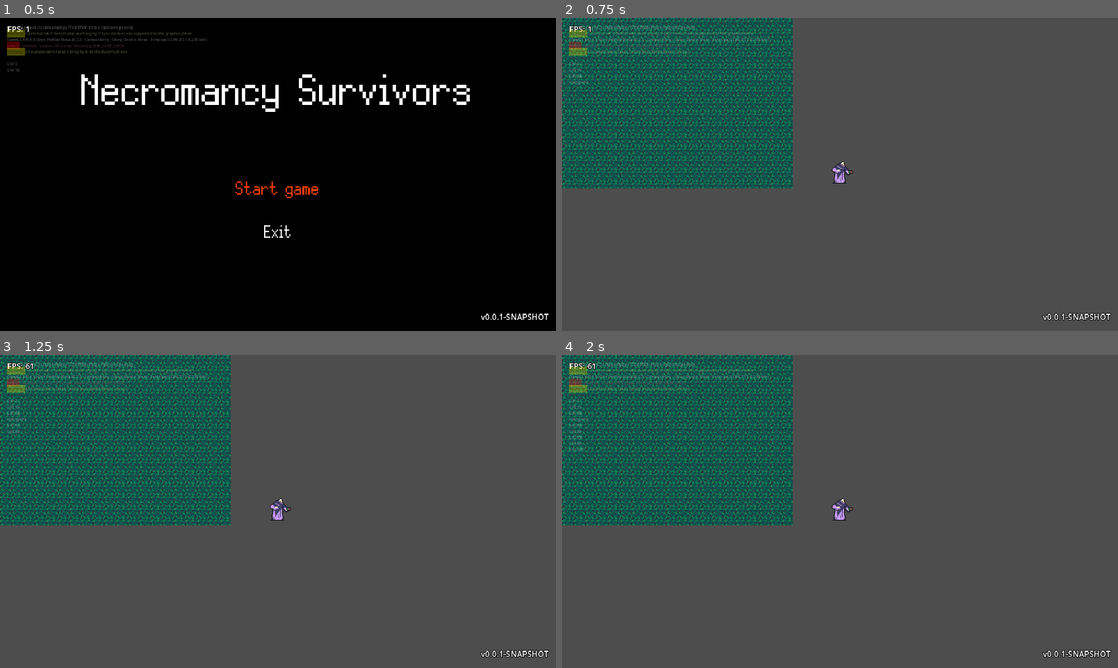
Above: before the commit, frames 1-4 (two rows, left to right).
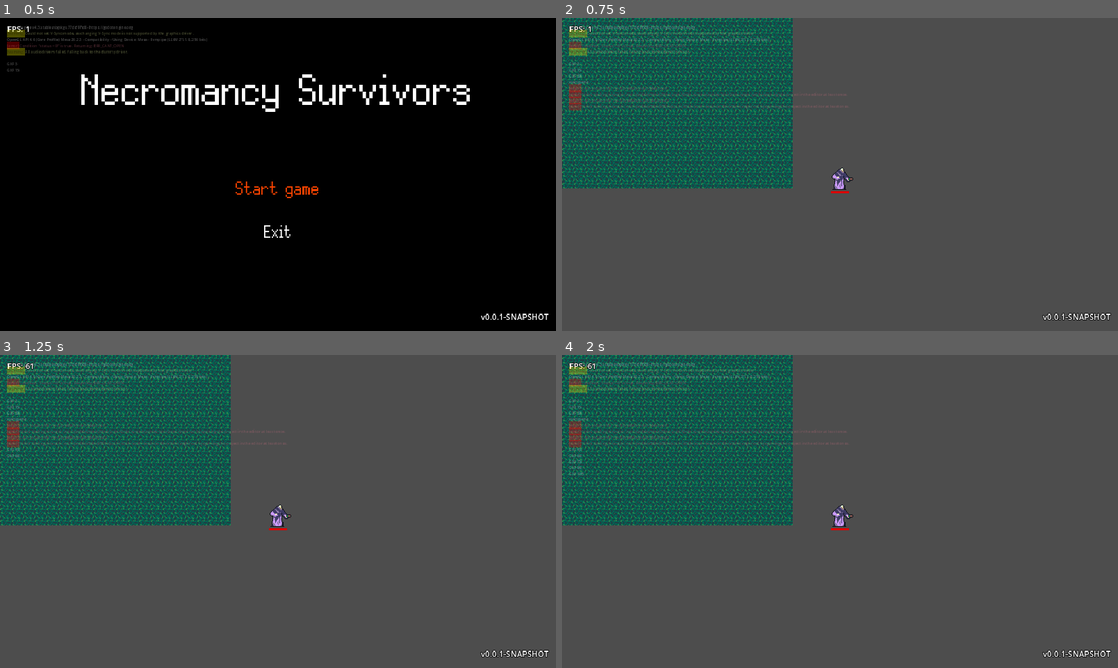
Above: after the commit, the same moments.

Repository: GORR174/LD55-summoning
Game: Godot game, scene res://scenes/Menu.tscn
Two runs of this game, one before a commit and one after it. Both use one fixed random seed, a clock stepped at 60 frames per second and the inputs below.
Inputs (mouse positions are in pixels of both pictures, inside the frame that each line leads up to):
- Up to frame 1 (0.5 s): no input
- Up to frame 2 (0.75 s): click "Start game" at 0.5 s
- Up to frame 3 (1.25 s): no input
- Up to frame 4 (2 s): tap Enter at 1.25 s; drag from (840, 511) to (895, 442) at 1.27 s

Frame 1 is identical in both runs. In frame 2, 0.9% of the frame differs, in the area x 1-53%, y 21-56%; in frame 3, 0.9%; in frame 4, 0.9%.

Commit message:
LifeBar

Diff:
--- /dev/null
+++ b/prefabs/damage_label/DamageLabel.gd
@@ -0,0 +1,21 @@
+extends Node2D
+
+
+var force_y = 400
+
+
+
+func _process(delta):
+	if force_y > 0:
+		translate(Vector2.UP * delta * force_y)
+		force_y -= delta * 400
+	elif force_y < 0:
+		force_y = 0
+	else:
+		$Label.modulate.a -= delta
+		if $Label.modulate.a <= 0:
+			queue_free()
+
+
+func set_damage(damage):
+	$Label.text = str(damage)
--- /dev/null
+++ b/prefabs/damage_label/DamageLabel.tscn
@@ -0,0 +1,20 @@
+[gd_scene load_steps=2 format=3 uid="uid://qt7mmc4xq3hx"]
+
+[ext_resource type="Script" path="res://prefabs/damage_label/DamageLabel.gd" id="1_h43ow"]
+
+[node name="DamageLabel" type="Node2D"]
+z_index = 50
+script = ExtResource("1_h43ow")
+
+[node name="Label" type="Label" parent="."]
+custom_minimum_size = Vector2(200, 0)
+offset_left = -103.0
+offset_top = -43.0
+offset_right = 97.0
+offset_bottom = 43.0
+theme_override_colors/font_color = Color(1, 0.705882, 0.2, 1)
+theme_override_colors/font_outline_color = Color(0, 0, 0, 1)
+theme_override_constants/outline_size = 8
+theme_override_font_sizes/font_size = 36
+text = "20000"
+horizontal_alignment = 1
--- /dev/null
+++ b/prefabs/interface/EnemyLifebar.tscn
@@ -0,0 +1,26 @@
+[gd_scene load_steps=4 format=3 uid="uid://c7t51whu41vh"]
+
+[ext_resource type="Script" path="res://scripts/interface/EnemyLifebar.gd" id="1_1qcay"]
+
+[sub_resource type="StyleBoxFlat" id="StyleBoxFlat_bt3u5"]
+bg_color = Color(0.290196, 0.109804, 0.109804, 1)
+
+[sub_resource type="StyleBoxFlat" id="StyleBoxFlat_6goq6"]
+bg_color = Color(0.858824, 0, 0, 1)
+
+[node name="Lifebar" type="Node2D"]
+script = ExtResource("1_1qcay")
+
+[node name="ProgressBar" type="ProgressBar" parent="."]
+offset_left = -39.0
+offset_top = 3.0
+offset_right = 39.0
+offset_bottom = 11.0
+theme_override_styles/background = SubResource("StyleBoxFlat_bt3u5")
+theme_override_styles/fill = SubResource("StyleBoxFlat_6goq6")
+value = 60.0
+show_percentage = false
+
+[node name="ShowTimer" type="Timer" parent="."]
+wait_time = 3.0
+one_shot = true
--- a/prefabs/player/player.tscn
+++ b/prefabs/player/player.tscn
@@ -1,11 +1,14 @@
-[gd_scene load_steps=13 format=3 uid="uid://dfi5pg8cyxsd5"]
+[gd_scene load_steps=16 format=3 uid="uid://dfi5pg8cyxsd5"]
 
 [ext_resource type="Script" path="res://scripts/player/player.gd" id="1_foa2j"]
 [ext_resource type="Texture2D" uid="uid://cd6j2u5g0j3e" path="res://prefabs/player/Player.png" id="1_sbp01"]
 [ext_resource type="Script" path="res://scripts/enemy/EnemySpawner.gd" id="3_trqkk"]
+[ext_resource type="Script" path="res://scripts/HealthSystem.gd" id="4_3adh0"]
+[ext_resource type="Script" path="res://scripts/DamageSystem.gd" id="5_vf0fr"]
+[ext_resource type="PackedScene" uid="uid://c7t51whu41vh" path="res://prefabs/interface/EnemyLifebar.tscn" id="6_sxjpl"]
 
 [sub_resource type="RectangleShape2D" id="RectangleShape2D_annlu"]
-size = Vector2(48, 52)
+size = Vector2(33, 38)
 
 [sub_resource type="RectangleShape2D" id="RectangleShape2D_uiujf"]
 size = Vector2(997, 1159)
@@ -35,12 +38,13 @@
 script = ExtResource("1_foa2j")
 
 [node name="PlayerSprite" type="Sprite2D" parent="."]
-position = Vector2(9, -62)
+position = Vector2(4.76837e-07, -39)
 scale = Vector2(2.5, 2.5)
 texture = ExtResource("1_sbp01")
+offset = Vector2(3.2, -2.86102e-06)
 
 [node name="CollisionShape2D" type="CollisionShape2D" parent="."]
-position = Vector2(-3, -26)
+position = Vector2(-3.5, -19)
 shape = SubResource("RectangleShape2D_annlu")
 
 [node name="Camera2D" type="Camera2D" parent="."]
@@ -99,3 +103,14 @@
 [node name="CollisionShape2D8" type="CollisionShape2D" parent="Camera2D/EnemySpawnArea"]
 position = Vector2(-1373, -908)
 shape = SubResource("RectangleShape2D_1nbx7")
+
+[node name="HealthSystem" type="Node" parent="."]
+script = ExtResource("4_3adh0")
+
+[node name="DamageSystem" type="Node" parent="."]
+script = ExtResource("5_vf0fr")
+
+[node name="Lifebar" parent="." instance=ExtResource("6_sxjpl")]
+position = Vector2(-1.07288e-06, 2)
+scale = Vector2(0.8, 0.8)
+should_be_hidden = null
--- a/scenes/GameScene.tscn
+++ b/scenes/GameScene.tscn
@@ -8,6 +8,7 @@
 script = ExtResource("1_ghtyx")
 
 [node name="Player" parent="." instance=ExtResource("1_erj3u")]
+z_index = 10
 position = Vector2(2164, 2006)
 
 [node name="ParallaxBackground" type="ParallaxBackground" parent="."]
--- /dev/null
+++ b/scripts/interface/EnemyLifebar.gd
@@ -0,0 +1,49 @@
+@tool
+extends Node2D
+
+
+@export var should_be_hidden = true
+
+@onready var lifebar = $ProgressBar
+@onready var timer = $ShowTimer
+@onready var health_system: HealthSystem = get_parent().find_child("HealthSystem", false)
+var _previous_value = 0
+
+
+func _ready():
+	if Engine.is_editor_hint():
+		return
+	if !should_be_hidden:
+		show_lifebar(1)
+	lifebar.max_value = health_system.max_health
+	lifebar.value = health_system.health
+	_previous_value = lifebar.value
+	lifebar.value_changed.connect(show_lifebar)
+
+
+func _process(delta):
+	if Engine.is_editor_hint():
+		return
+	lifebar.max_value = health_system.max_health
+	lifebar.value = health_system.health
+	if timer.time_left < 0.2 and should_be_hidden:
+		lifebar.modulate.a = timer.time_left / 0.2
+
+
+func show_lifebar(value):
+	lifebar.modulate.a = 1
+	timer.start()
+
+
+func hide_lifebar():
+	return
+	var tween = create_tween()
+	tween.tween_property(lifebar, "modulate:a", 0, 0.2)
+	await tween.finished
+	lifebar.modulate.a = 0
+
+
+func _get_configuration_warnings():
+	if get_parent().find_child("HealthSystem", false) == null:
+		return ["There is no HealthSystem component"]
+	return []
--- a/scripts/player/player.gd
+++ b/scripts/player/player.gd
@@ -2,6 +2,8 @@
 
 
 const SPEED = 300.0
+
+@onready var sprite: Sprite2D = $PlayerSprite
 
 
 func _ready():
@@ -14,8 +16,8 @@
 	velocity = direction * SPEED
 
 	if (direction.x < 0):
-		$PlayerSprite.flip_h = true
+		sprite.scale.x = -sprite.scale.y
 	if (direction.x > 0):
-		$PlayerSprite.flip_h = false
+		sprite.scale.x = sprite.scale.y
 
 	move_and_slide()
